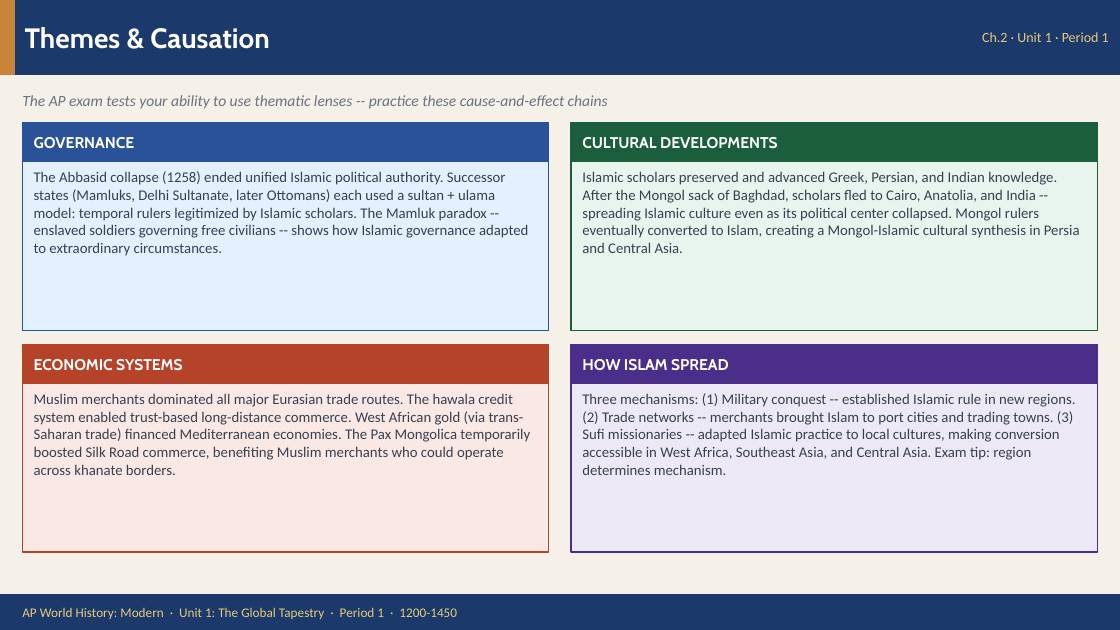
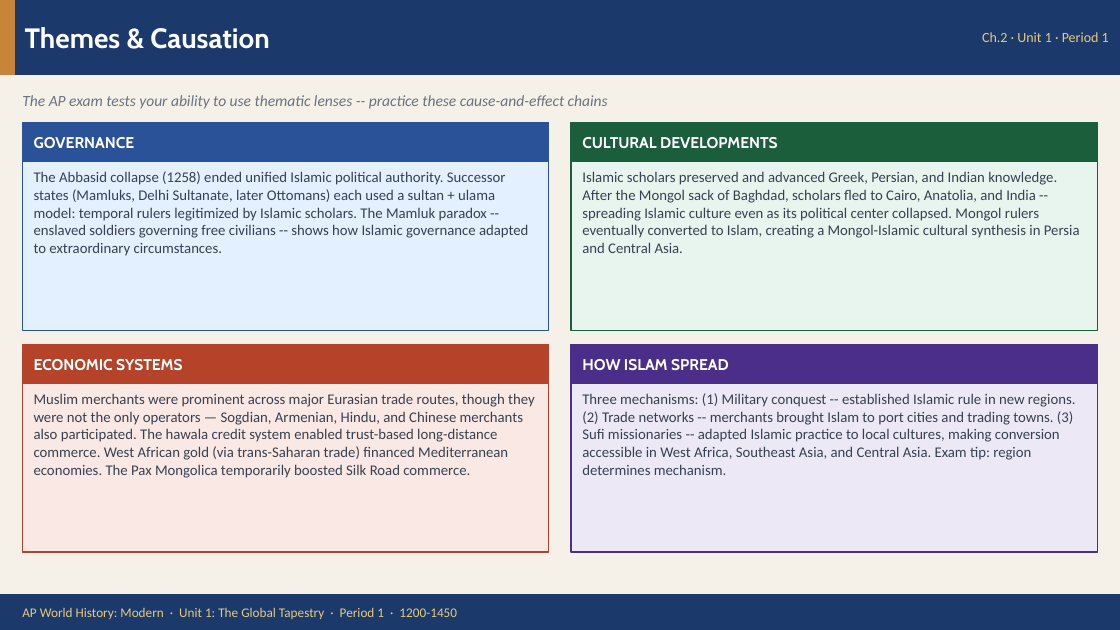
Before and after one commit to coolguydork/amsco-ap-world-history-study-guide-companion, a slide deck: slide 8 of Unit-1-Ch-2/Ch2-Dar-al-Islam.pptx. Drawn at 1120x630 pixels with LibreOffice and Linux fonts; fonts in the diff are those of the drawing. Boxes give left, top, right and bottom in pixels: in the first picture for what was removed or moved away, otherwise in the second. Text is boxed around its words. In the diff, an @@ line names an element or a change of style, - is before the commit and + after.

```diff
--- a/Unit-1-Ch-2/Ch2-Dar-al-Islam.pptx
+++ b/Unit-1-Ch-2/Ch2-Dar-al-Islam.pptx
@@ text at (x1=34, y1=393, x2=535, y2=478): text changed @@
-Muslim merchants dominated all major Eurasian trade routes. The hawala credit system enabled trust-based long-distance commerce. West African gold (via trans-Saharan trade) financed Mediterranean economies. The Pax Mongolica temporarily boosted Silk Road commerce, benefiting Muslim merchants who could operate across khanate borders.
+Muslim merchants were prominent across major Eurasian trade routes, though they were not the only operators — Sogdian, Armenian, Hindu, and Chinese merchants also participated. The hawala credit system enabled trust-based long-distance commerce. West African gold (via trans-Saharan trade) financed Mediterranean economies. The Pax Mongolica temporarily boosted Silk Road commerce.
```
Also in this commit, not shown: 1 other slide changed, 10 other files.
